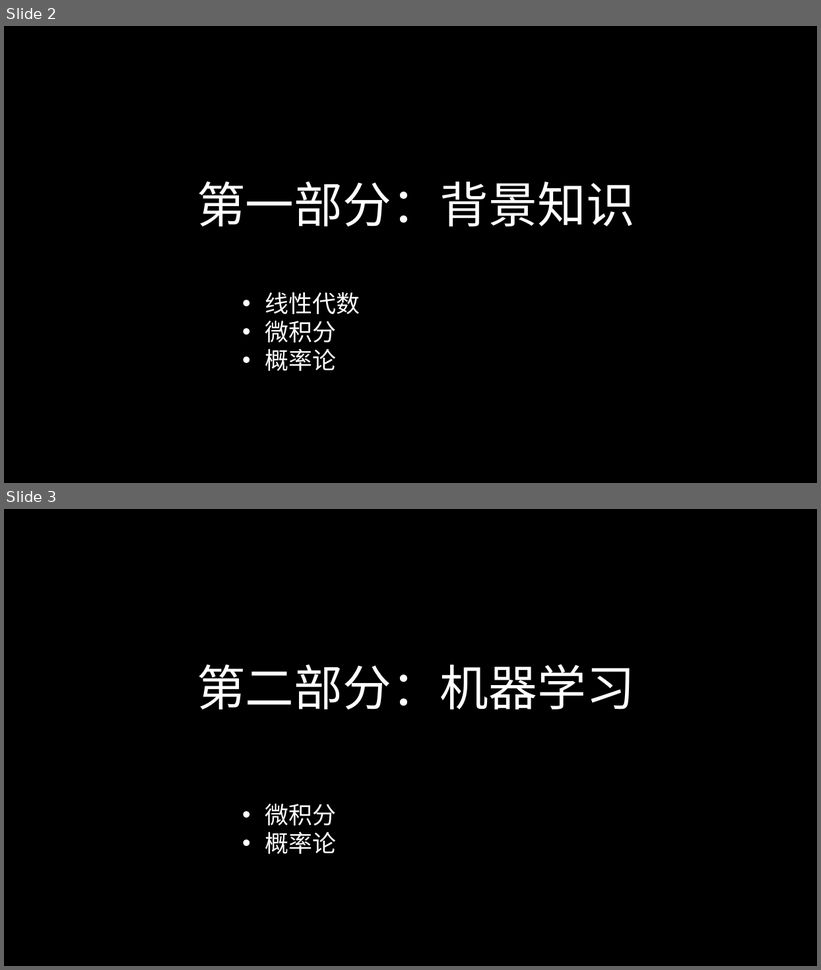
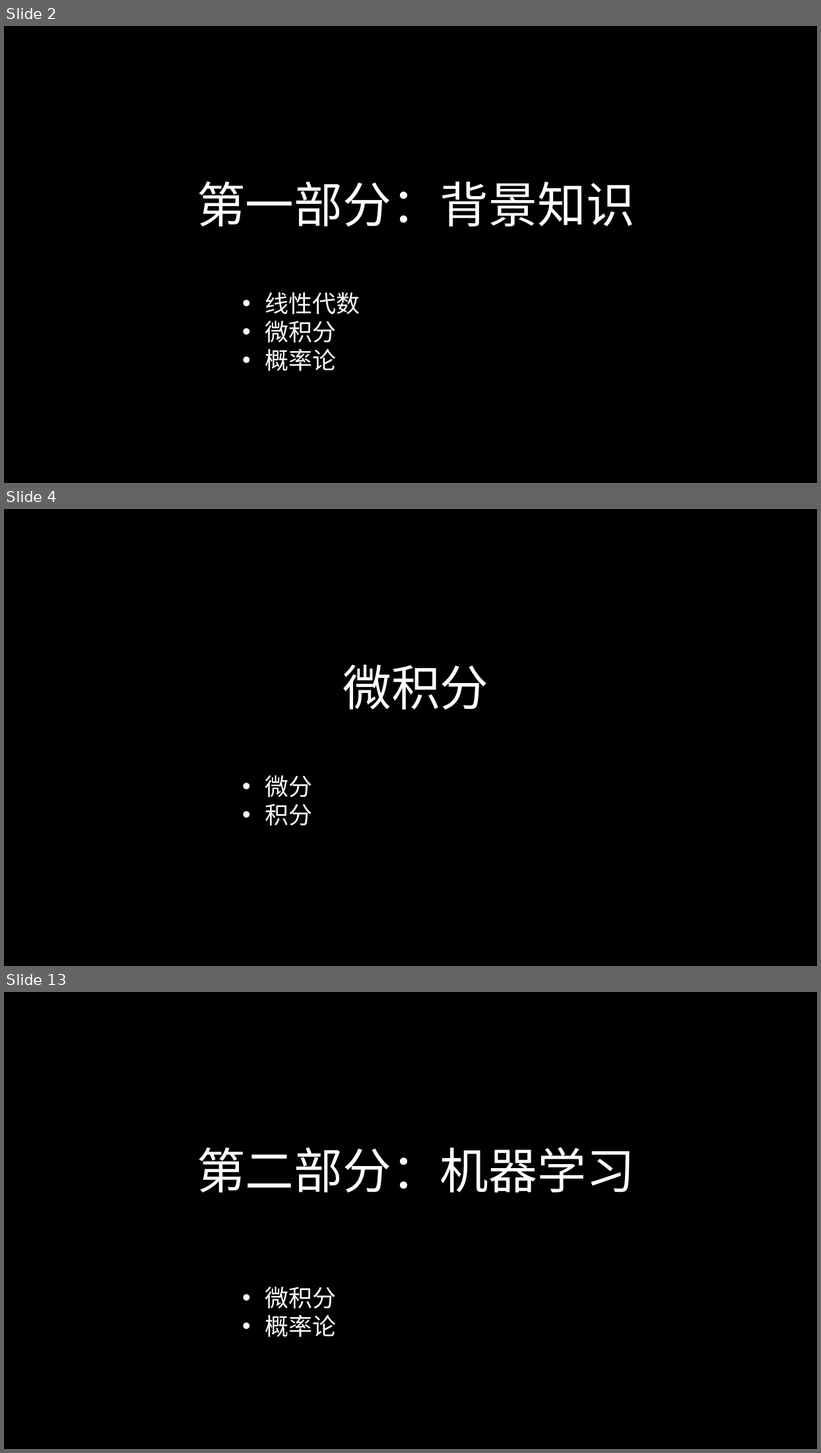
Before and after one commit to hku/training_tutorials, a slide deck: fuzhou_telecom/ppt/fuzhou.pptx. Shown one above the other, each under a label of ours: slides 2 and 3 before the commit, slides 2, 4 and 13 after it; the slides between them are not shown. The pictures are 821x970 and 821x1453 pixels, drawn with LibreOffice and Linux fonts; fonts in the diff are those of the drawing; background and template pictures are left out. Boxes give left, top, right and bottom in pixels: in the first picture for what was removed or moved away, otherwise in the second. Text is boxed around its words. In the diff, an @@ line names an element or a change of style, - is before the commit and + after.

```diff
--- a/fuzhou_telecom/ppt/fuzhou.pptx
+++ b/fuzhou_telecom/ppt/fuzhou.pptx
@@ slide 4 added at [4, 509, 817, 966], background picture (left out) @@
@@ text added at [343, 665, 488, 710], 115 pt, text #FFFFFF @@
+微积分
@@ text added at [265, 775, 313, 826], 56 pt, text #FFFFFF @@
+• 微分
+• 积分
@@ what was slide 3 is now slide 13 @@
```
Also in this commit, not shown: 9 other slides added, 5 other files.
